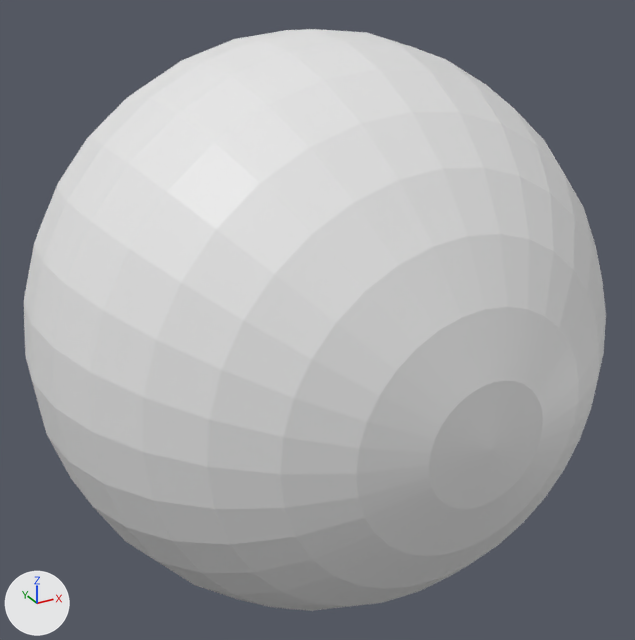
What one commit did to the OBJ model Models/Bullet.obj.
Camera for both pictures: a 50 mm lens placed at (-0.419, -0.768, 0.383), pointed at (0.002, -0.002, -0.001). The lights are fixed; the arrows at lower left show +X, +Y and +Z. Where no turn or scale is listed for an object, it has been applied to the vertices.

The first picture shows 'Bullet'.
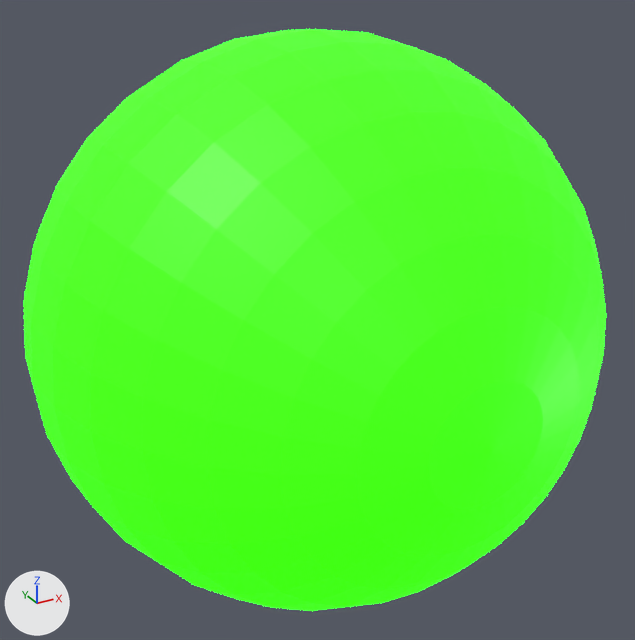
The change in detail:
Picture 'GreenGlow.png' (img_greenglow_png) is new.
Material 'GreenGlow.001' (mat_greenglow_001) is new.
Its texture is img_greenglow_png.
Its emission color is (0.00485, 1.0, 0.0) (green #0fff00).
Its emission strength is 7.0.
me_bullet has 482 vertices, 960 faces and spans x -0.3..0.3, y -0.3..0.3, z -0.3..0.3.
me_bullet now uses material mat_greenglow_001 (picture img_greenglow_png).

Pixel boxes (x1, y1, x2, y2) of what changed, in the pictures (635 x 640 px):
'Bullet', recoloured (white to green): (24, 29, 606, 611) in both
